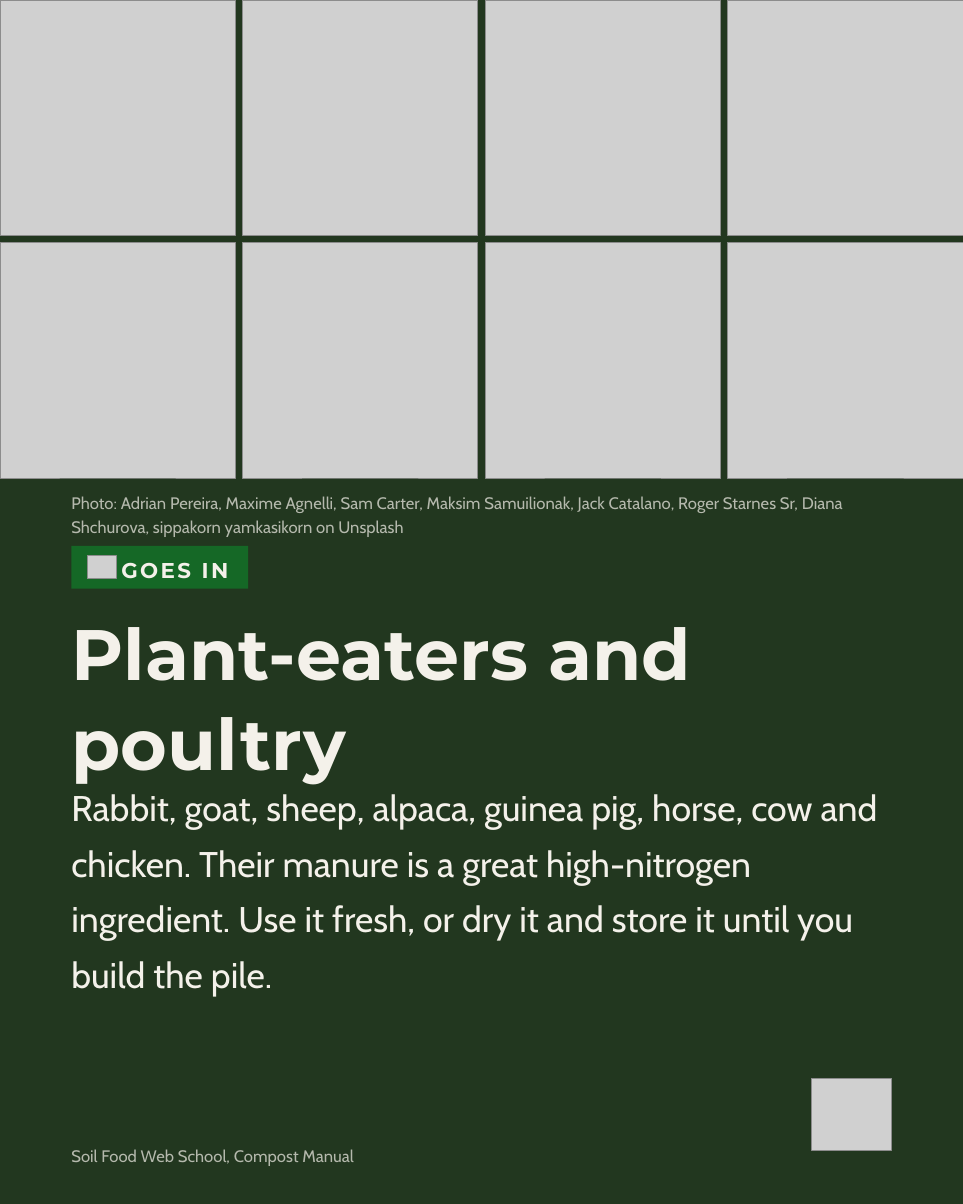
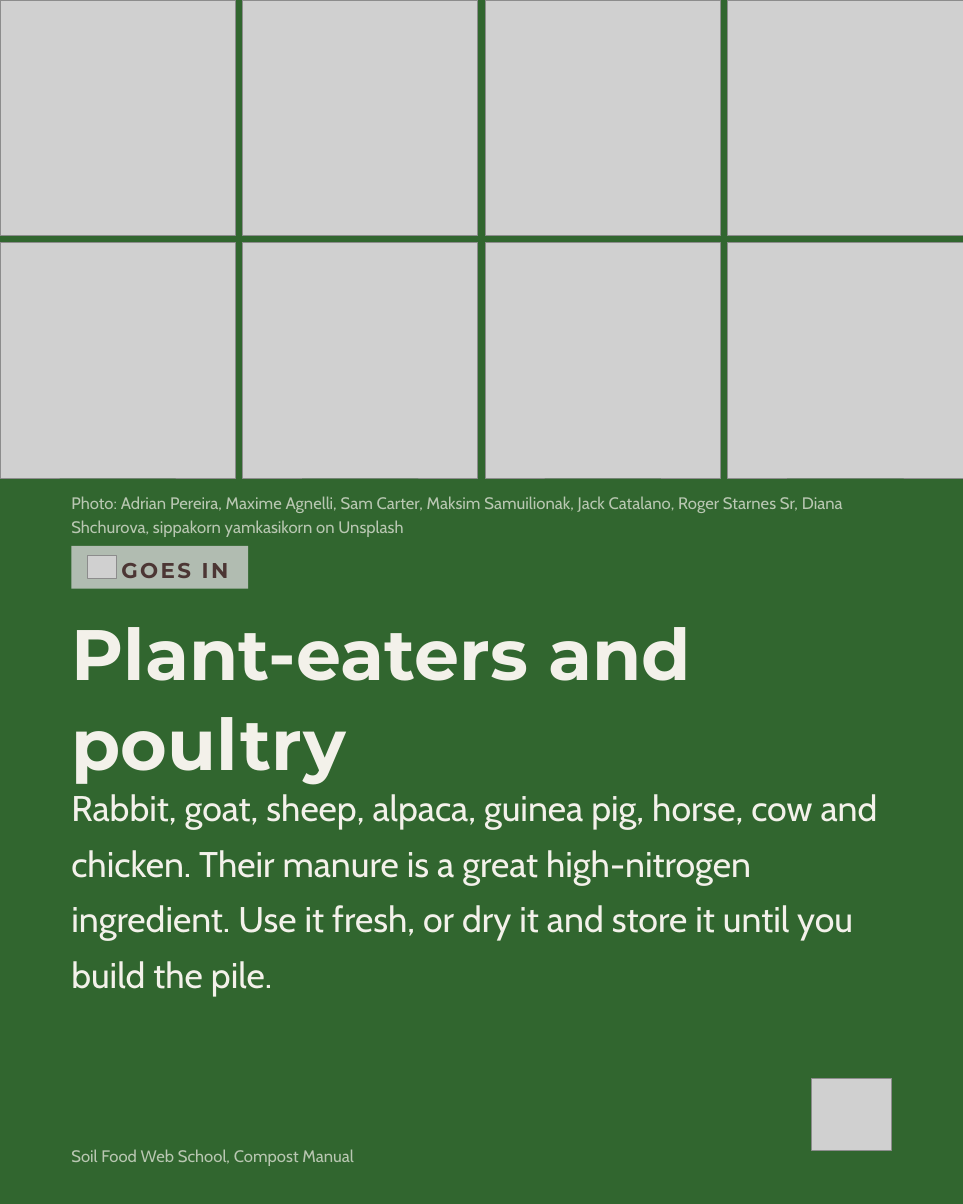
Before and after one commit to linneamoritznyc/SFW-SocialMedia, a slide deck: slide 4 of templates/posts/october/04-10-2026-sun-ig-world-animal-day-v2.pptx. Drawn at 963x1204 pixels with LibreOffice and Linux fonts; fonts in the diff are those of the drawing; grey boxes stand for pictures. Boxes give left, top, right and bottom in pixels: in the first picture for what was removed or moved away, otherwise in the second. Text is boxed around its words. In the diff, an @@ line names an element or a change of style, - is before the commit and + after.

```diff
--- a/templates/posts/october/04-10-2026-sun-ig-world-animal-day-v2.pptx
+++ b/templates/posts/october/04-10-2026-sun-ig-world-animal-day-v2.pptx
@@ background #22371F to #31662F @@
@@ text "Photo: Adrian Pereira, Maxime Agnelli, ..." at [71,496,843,537]: text colour #F4F1EA at 70% opacity to #F3F1EA at 70% opacity @@
@@ rectangle at [71,546,248,589]: fill #156826 to #B1BCB1 @@
@@ text "GOES IN" at [121,563,229,578]: text colour #F4F1EA to #4C3634 @@
@@ text "Plant-eaters and poultry" at [71,627,691,785]: text colour #F4F1EA to #F3F1EA @@
@@ text "Rabbit, goat, sheep, alpaca, guinea ..." at [71,794,878,996]: text colour #F4F1EA to #F3F1EA @@
@@ text "Soil Food Web School, Compost ..." at [71,1149,353,1166]: text colour #F4F1EA at 70% opacity to #F3F1EA at 70% opacity @@
```
Also in this commit, not shown: 9 other slides changed, 27 other files.
